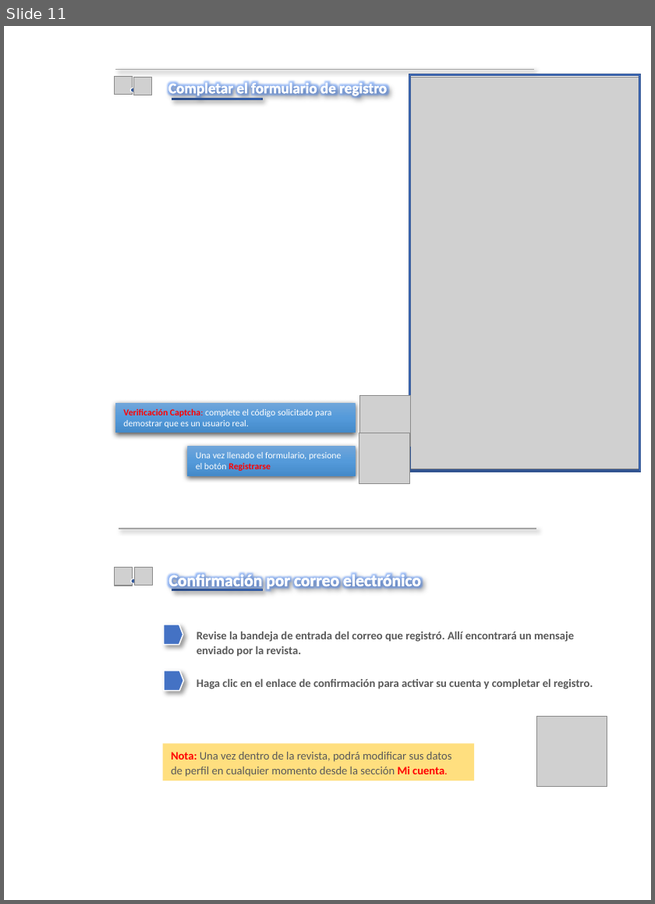
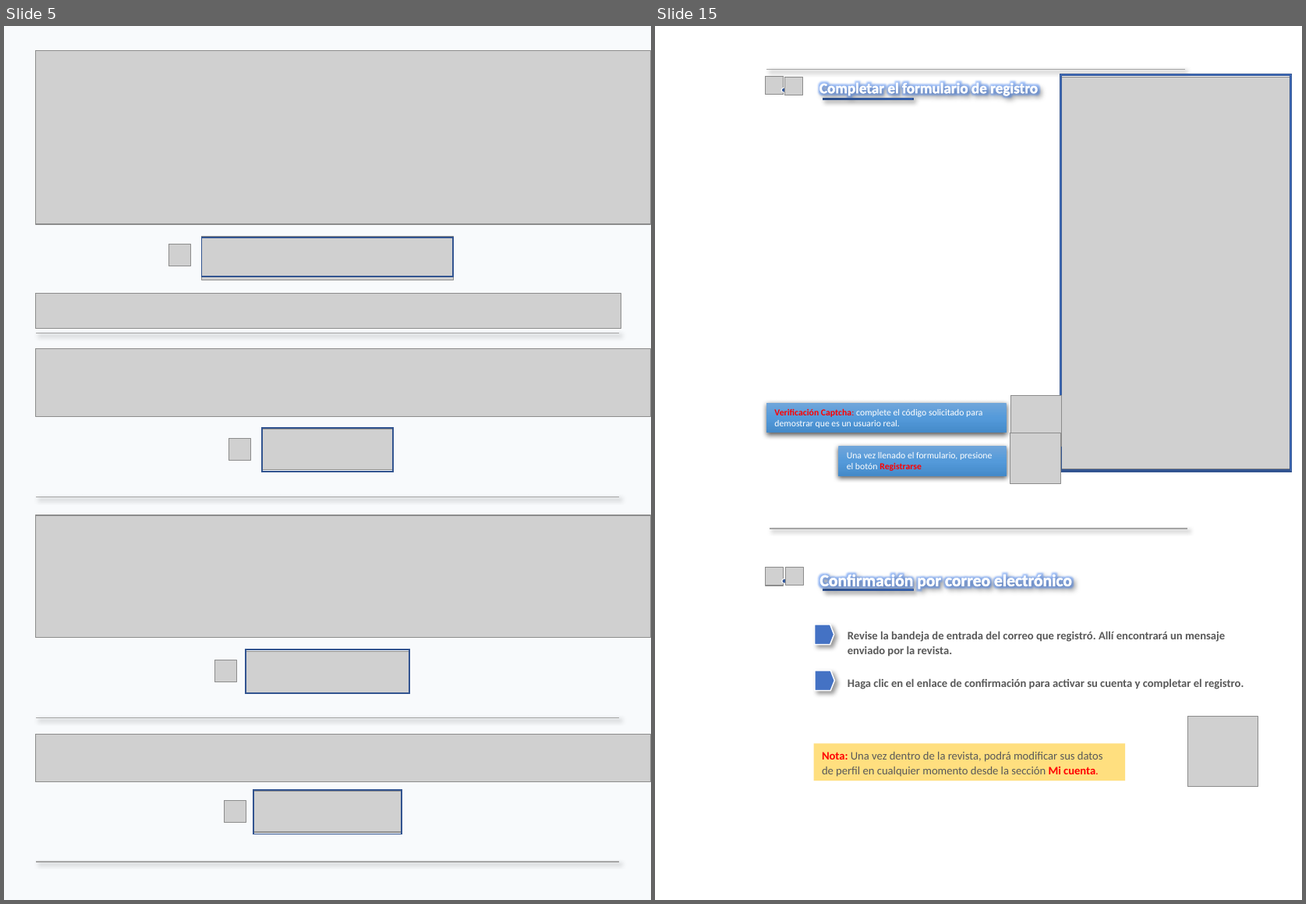
Before and after one commit to rolday93-debug/Conversor, a slide deck: manual/manual.pptx. Shown side by side, each under a label of ours: slide 11 before the commit, slides 5 and 15 after it; the slides between them are not shown. The pictures are 655x904 and 1306x904 pixels, drawn with LibreOffice and Linux fonts; fonts in the diff are those of the drawing; grey boxes stand for pictures; background and template pictures are left out. Boxes give left, top, right and bottom in pixels: in the first picture for what was removed or moved away, otherwise in the second. Text is boxed around its words. In the diff, an @@ line names an element or a change of style, - is before the commit and + after.

```diff
--- a/manual/manual.pptx
+++ b/manual/manual.pptx
@@ slide 5 added at bbox=[4, 26, 651, 900], background #F8FAFC @@
@@ picture added at bbox=[36, 51, 651, 224] @@
@@ picture added at bbox=[169, 244, 190, 266] @@
@@ picture added at bbox=[202, 237, 454, 280] @@
@@ frame added at bbox=[202, 237, 454, 276], fill #4472C4, outline #325491 1 pt @@
@@ picture added at bbox=[36, 294, 622, 329] @@
@@ picture added at bbox=[36, 348, 651, 416] @@
@@ line added from (36, 333) to (620, 333), #A5A5A5 1 pt @@
@@ picture added at bbox=[229, 438, 251, 460] @@
@@ picture added at bbox=[262, 429, 393, 471] @@
@@ frame added at bbox=[262, 428, 393, 472], fill #4472C4, outline #325491 1 pt @@
@@ picture added at bbox=[36, 516, 651, 638] @@
@@ line added from (36, 497) to (620, 497), #A5A5A5 1 pt @@
@@ picture added at bbox=[246, 652, 410, 694] @@
@@ frame added at bbox=[246, 649, 410, 694], fill #4472C4, outline #325491 1 pt @@
@@ picture added at bbox=[215, 660, 238, 683] @@
@@ line added from (36, 718) to (620, 718), #A5A5A5 1 pt @@
@@ picture added at bbox=[36, 734, 651, 782] @@
@@ picture added at bbox=[254, 792, 402, 833] @@
@@ frame added at bbox=[254, 790, 402, 835], fill #4472C4, outline #325491 1 pt @@
@@ picture added at bbox=[225, 801, 247, 823] @@
@@ line added from (36, 863) to (620, 863), #A5A5A5 1 pt @@
@@ what was slide 11 is now slide 15 @@
```
Also in this commit, not shown: 2 slides changed, 6 other slides added, 3 slides removed, 9 other files.
